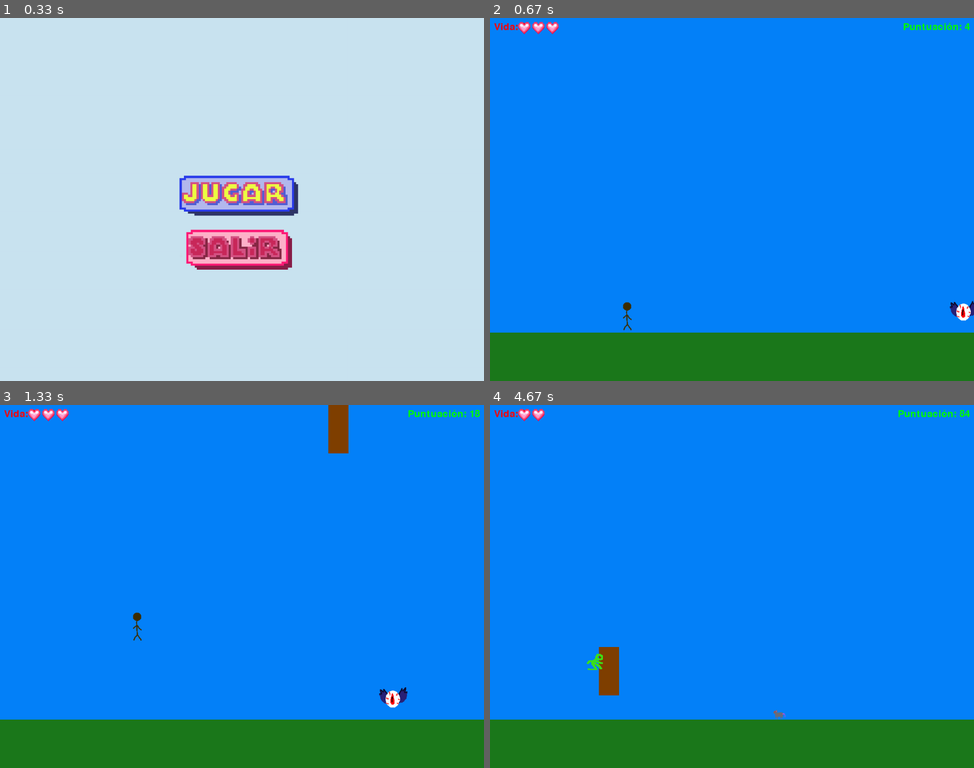
Above: before the commit, frames 1-4 (two rows, left to right).
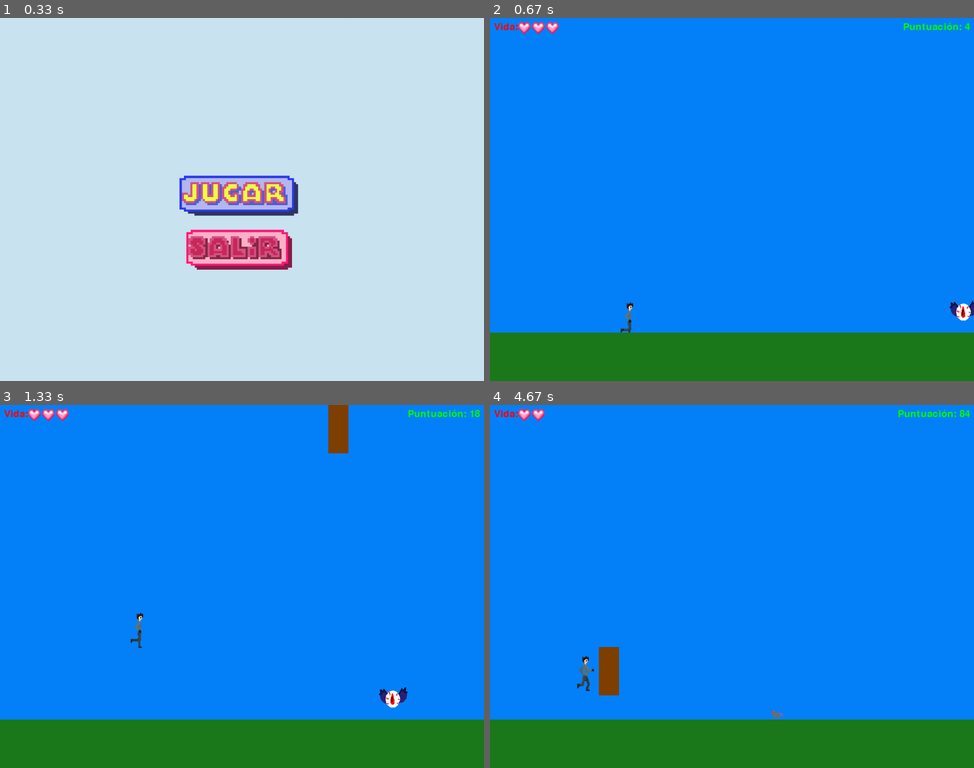
Above: after the commit, the same moments.

Repository: Jol-XD/Corre-Paco-Corre
Game: pygame game, started from proyecto/Juego(test-Jack).py
The game is run twice, just before and just after one commit, with the same random seed, the same clock (stepped at 60 frames per second) and the same inputs.
Inputs (mouse positions are in pixels of both pictures, inside the frame that each line leads up to):
- Up to frame 1 (0.33 s): no input
- Up to frame 2 (0.67 s): click (727, 195) at 0.38 s
- Up to frame 3 (1.33 s): tap Space at 0.67, 1.07 s; hold Up from 1 s (still down)
- Up to frame 4 (4.67 s): tap Space at 1.37, 1.57, 1.9, 2.7, 3.03, 3.37, 4.17, 4.5 s; release Up at 1.47 s; hold Down 1.5-1.8 s; hold Up 1.83-2.2 s; hold Up 2.63-2.93 s; hold Down 2.97-3.27 s; hold Up 3.3-3.67 s; hold Up 4.1-4.4 s; hold Down from 4.43 s (still down)

Frame 1 is identical in both runs. In frame 2, 0.1% of the frame differs, in the area x 27-30%, y 78-87%; in frame 3, 0.1%; in frame 4, 0.3%, in the area x 18-61%, y 68-87%.

Commit message:
imagenes esqueleto y sprite jugador pero aun falta arreglos

Diff:
--- a/proyecto/Juego(test-Jack).py
+++ b/proyecto/Juego(test-Jack).py
@@ -2,6 +2,7 @@
 import time
 import pygame
 import sys
+import os
 
 # Define colores
 MENU = (202, 228, 241)
@@ -155,9 +156,8 @@
         salir_btn.draw()
         pygame.display.update()
 
-class jugador(pygame.sprite.Sprite):
+class Jugador(pygame.sprite.Sprite):
     def __init__(self, x, y, velocity_x, velocity_y):
-        super().__init__()
         self.velocity = [velocity_x, velocity_y]
         self.is_jumping = False
         self.is_agachado = False
@@ -165,27 +165,32 @@
         self.gravity = 1.1
         self.jump_strength = -20
         self.vida = 3
-        self.attack_duration = 200    # Duración del ataque en milisegundos
-        self.attack_timer = 0  # Temporizador para controlar la duración del ataque
-
-        # Imágenes del jugador
-        self.image_stand = pygame.image.load("proyecto/sprites/pibe_palo.png")
-        self.image_crouch = pygame.image.load("proyecto/sprites/palo_agacha.png")
-
-        self.image_stand = pygame.transform.scale(self.image_stand, (40, 80))
-        self.image_crouch = pygame.transform.scale(self.image_crouch, (40, 40))
-
-        self.image = self.image_stand
+        self.attack_duration = 200
+        self.attack_timer = 0
+        self.ultimo_cambio = pygame.time.get_ticks()
+
+        self.animacion = []
+        for i in range(1, 8):
+            frame = pygame.image.load(os.path.join("proyecto", "sprites", "corre", f"corre{i}.PNG"))
+            frame = pygame.transform.scale(frame, (70, 100))
+            self.animacion.append(frame)
+
+        self.indice_animacion = 0
+        self.image = self.animacion[self.indice_animacion]
+
         self.rect = self.image.get_rect()
         self.rect.x = x
         self.rect.y = y
-
-        self.attack_rect = None  # Rectángulo de ataque del jugador
+        self.tiempo_animacion = 100
+
+        self.image_crouch = pygame.image.load("proyecto/sprites/palo_agacha.png")
+        self.image_crouch = pygame.transform.scale(self.image_crouch, (40, 40))
+
+        self.attack_rect = None
 
     def update(self):
         self.rect.x += self.velocity[0]
         self.rect.y += self.velocity[1]
-
         self.velocity[1] += self.gravity
 
         if self.velocity[1] > 10:
@@ -203,17 +208,21 @@
                 self.rect.y = 735
                 self.velocity[1] = 0
 
-        # Actualizar la posición del rectángulo de ataque
         if self.is_atacando:
-            self.attack_rect = pygame.Rect(self.rect.x + 40, self.rect.y + 30, 40, 15)
-            self.attack_timer += pygame.time.get_ticks() - self.last_update_time
-            self.last_update_time = pygame.time.get_ticks()
-
-            # Si el tiempo de ataque supera la duración, detener el ataque
+            self.attack_rect = pygame.Rect(self.rect.x + 50, self.rect.y + 30, 40, 15)
+            self.attack_timer += pygame.time.get_ticks() - self.ultimo_cambio
+            self.ultimo_cambio = pygame.time.get_ticks()
+
             if self.attack_timer >= self.attack_duration:
                 self.detener_ataque()
         else:
             self.attack_rect = None
+
+        tiempo_actual = pygame.time.get_ticks()
+        if tiempo_actual - self.ultimo_cambio > self.tiempo_animacion:
+            self.indice_animacion = (self.indice_animacion + 1) % len(self.animacion)
+            self.image = self.animacion[self.indice_animacion]
+            self.ultimo_cambio = tiempo_actual
 
     def salto(self):
         if not self.is_jumping:
@@ -230,7 +239,6 @@
     def levantarse(self):
         if self.is_agachado:
             self.is_agachado = False
-            self.image = self.image_stand
             self.rect.height = 80
             self.rect.y -= 0
 
@@ -238,7 +246,7 @@
         if not self.is_atacando:
             self.is_atacando = True
             self.attack_timer = 0
-            self.last_update_time = pygame.time.get_ticks()
+            self.ultimo_cambio = pygame.time.get_ticks()
 
     def detener_ataque(self):
         self.is_atacando = False
@@ -246,7 +254,6 @@
     def draw(self, surface):
         surface.blit(self.image, self.rect.topleft)
 
-        # Dibujar el rectángulo de ataque si está activo
         if self.is_atacando and self.attack_rect:
             pygame.draw.rect(surface, ROJO, self.attack_rect)
 
@@ -332,7 +339,7 @@
 tiempo_transcurrido = 0
 
 
-jugador = jugador(320, 700, 0, 0)
+jugador = Jugador(320, 700, 0, 0)
 enemigos = pygame.sprite.Group()
 spawn_timer = 0
 spawn_interval = 3000
@@ -447,9 +454,6 @@
             if event.type == pygame.KEYDOWN:
                 muerto = False
 
-
-
-
 def reiniciar_juego():
     global puntuacion
     global tiempo_ultimo_punto
Binary file added: proyecto/sprites/esqueleto/skeleton_sword/attack/attack2_1.png
Binary file added: proyecto/sprites/esqueleto/skeleton_sword/attack/attack2_2.png
Binary file added: proyecto/sprites/esqueleto/skeleton_sword/attack/attack2_3.png
Binary file added: proyecto/sprites/esqueleto/skeleton_sword/attack/attack2_4.png
Binary file added: proyecto/sprites/esqueleto/skeleton_sword/attack/attack2_5.png
Binary file added: proyecto/sprites/esqueleto/skeleton_sword/attack/attack2_6.png
Binary file added: proyecto/sprites/esqueleto/skeleton_sword/jump/jump_1.png
Binary file added: proyecto/sprites/esqueleto/skeleton_sword/jump/jump_2.png
Binary file added: proyecto/sprites/esqueleto/skeleton_sword/jump/jump_3.png
Binary file added: proyecto/sprites/esqueleto/skeleton_sword/jump/jump_4.png
Binary file added: proyecto/sprites/esqueleto/skeleton_sword/jump/jump_5.png
Binary file added: proyecto/sprites/esqueleto/skeleton_sword/muerte/dead_near_1.png
(and 11 more such lines)
